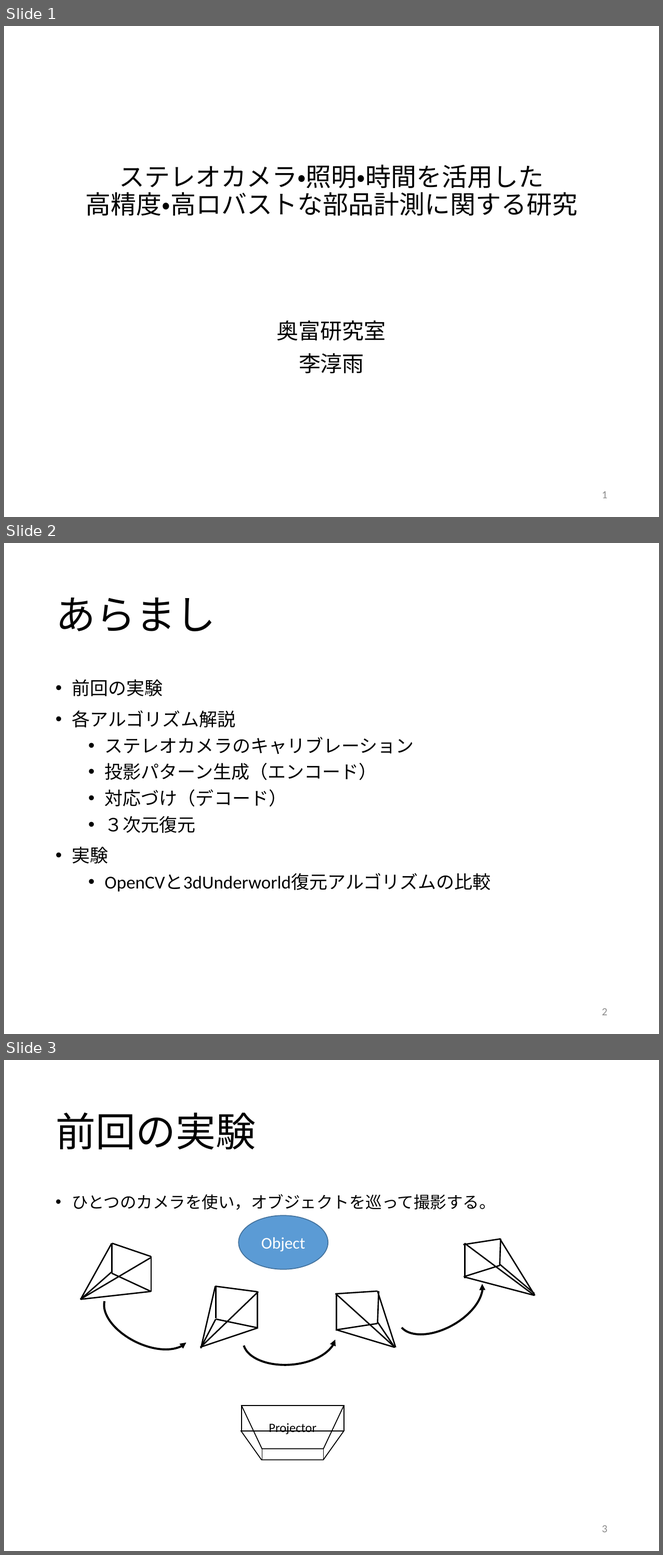
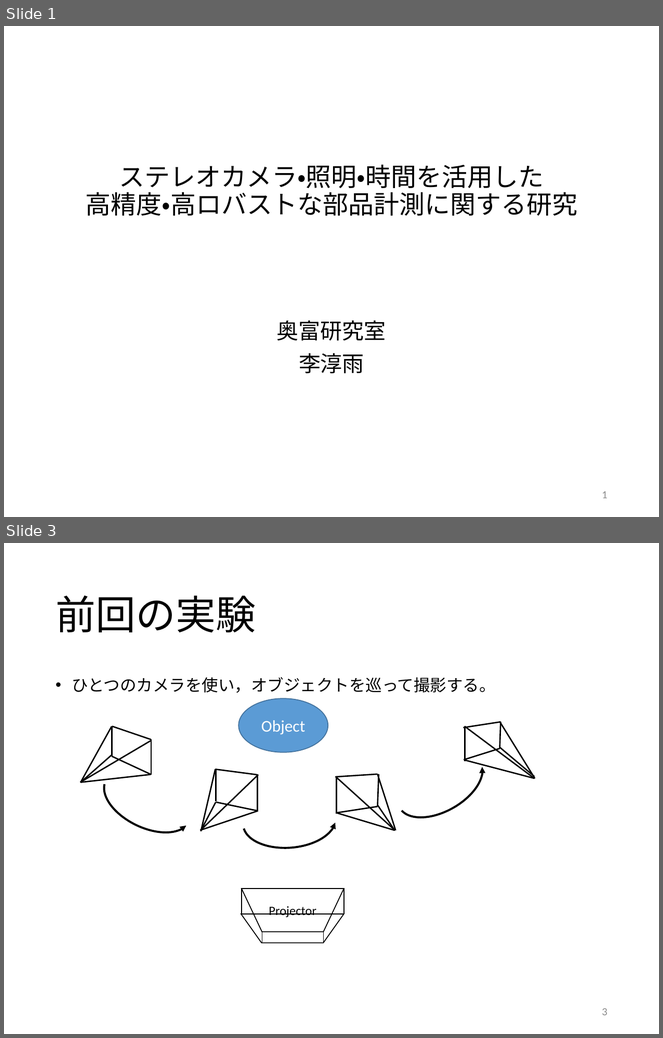
Before and after one commit to GrayMask/3dSurface3, a slide deck: report/Li-20170317_.pptx. Shown one above the other, each under a label of ours: slides 1, 2 and 3 before the commit, slides 1 and 3 after it; the slides between them are not shown. The pictures are 663x1555 and 663x1038 pixels, drawn with LibreOffice and Linux fonts; fonts in the diff are those of the drawing. Boxes give left, top, right and bottom in pixels: in the first picture for what was removed or moved away, otherwise in the second. Text is boxed around its words. In the diff, an @@ line names an element or a change of style, - is before the commit and + after.

```diff
--- a/report/Li-20170317_.pptx
+++ b/report/Li-20170317_.pptx
@@ slide 2 removed at (4,543,659,1034), background #FFFFFF @@
@@ title removed at (55,598,216,631) @@
-あらまし
@@ text removed at (72,679,491,892) @@
-• 前回の実験
-• 各アルゴリズム解説
-  • ステレオカメラのキャリブレーション
-  • 投影パターン生成（エンコード）
-  • 対応づけ（デコード）
-  • ３次元復元
-• 実験
-  • OpenCVと3dUnderworld復元アルゴリズムの比較
@@ page number removed at (602,1008,608,1016) @@
-2
```
Also in this commit, not shown: 2 slides changed, 2 slides added, 5 other slides removed.
